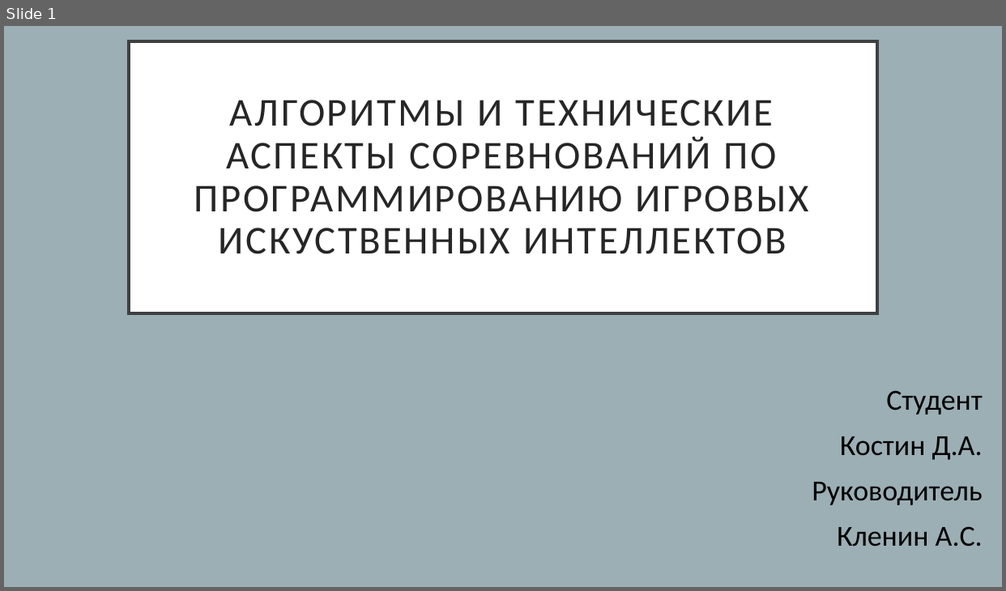
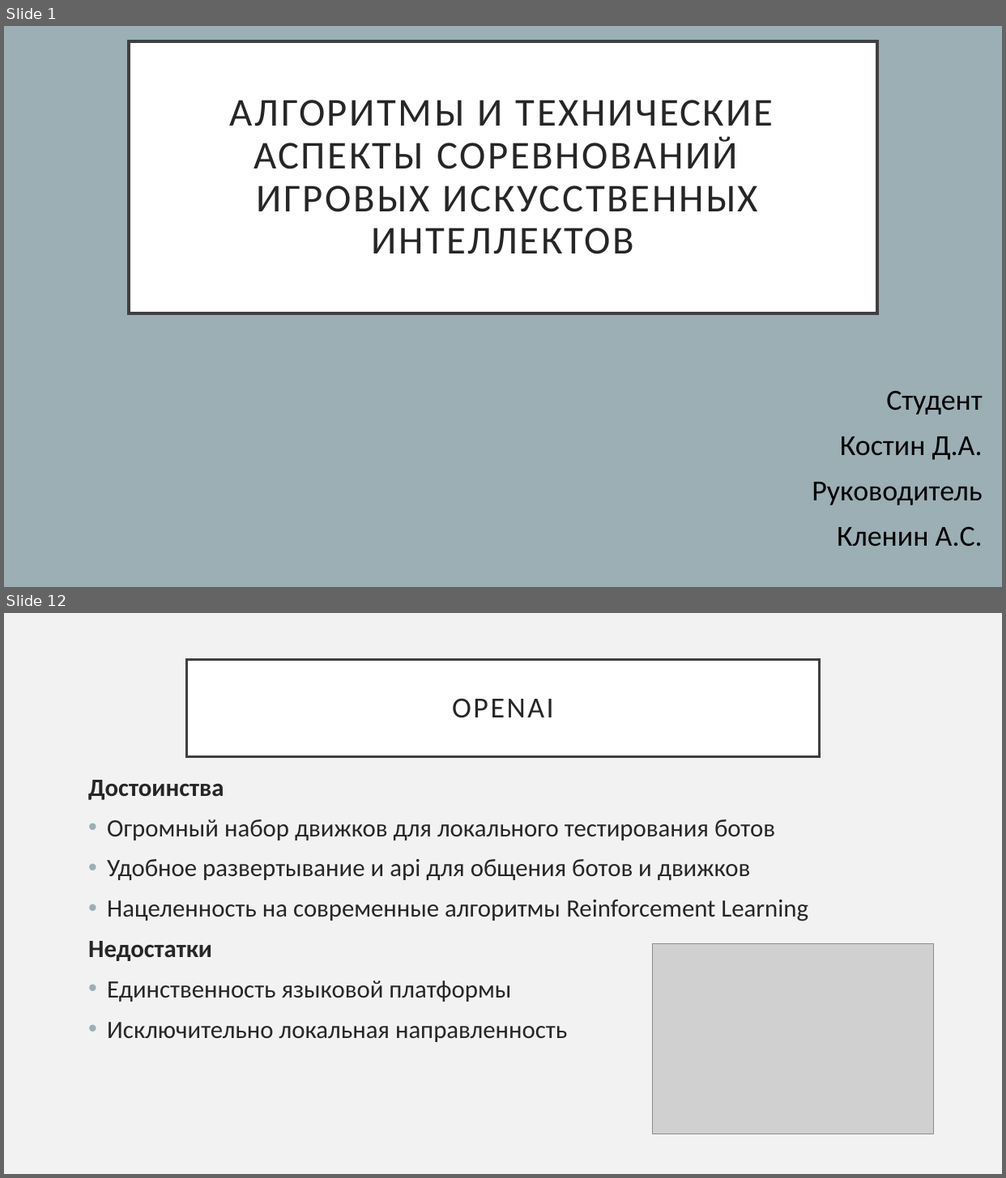
Before and after one commit to etharner/aigame, a slide deck: presentation.pptx. Shown one above the other, each under a label of ours: slide 1 before the commit, slides 1 and 12 after it; the slides between them are not shown. The pictures are 1006x591 and 1006x1178 pixels, drawn with LibreOffice and Linux fonts; fonts in the diff are those of the drawing; grey boxes stand for pictures. Boxes give left, top, right and bottom in pixels: in the first picture for what was removed or moved away, otherwise in the second. Text is boxed around its words. In the diff, an @@ line names an element or a change of style, - is before the commit and + after.

```diff
--- a/presentation.pptx
+++ b/presentation.pptx
@@ slide 12 added at bbox=[4, 613, 1002, 1174], background #F2F2F2 @@
@@ title added at bbox=[187, 659, 819, 756], fill #FFFFFF, outline #404040 2.5 pt, 28 pt, text #262626 @@
+OPENAI
@@ text added at bbox=[88, 780, 808, 1042], 24 pt, text #262626 @@
+Достоинства
+• Огромный набор движков для локального тестирования ботов
+• Удобное развертывание и api для общения ботов и движков
+• Нацеленность на современные алгоритмы Reinforcement Learning
+Недостатки
+• Единственность языковой платформы
+• Исключительно локальная направленность
@@ picture added at bbox=[652, 944, 934, 1135] @@
@@ slide 1 changed as well @@
@@ title at bbox=[230, 100, 774, 254]: text changed @@
-АЛГОРИТМЫ И ТЕХНИЧЕСКИЕ АСПЕКТЫ СОРЕВНОВАНИЙ ПО ПРОГРАММИРОВАНИЮ ИГРОВЫХ ИСКУСТВЕННЫХ ИНТЕЛЛЕКТОВ
+АЛГОРИТМЫ И ТЕХНИЧЕСКИЕ АСПЕКТЫ СОРЕВНОВАНИЙ
+ИГРОВЫХ ИСКУСCТВЕННЫХ ИНТЕЛЛЕКТОВ
```
Also in this commit, not shown: 18 other slides added, 1 slide removed, 1 other file.
